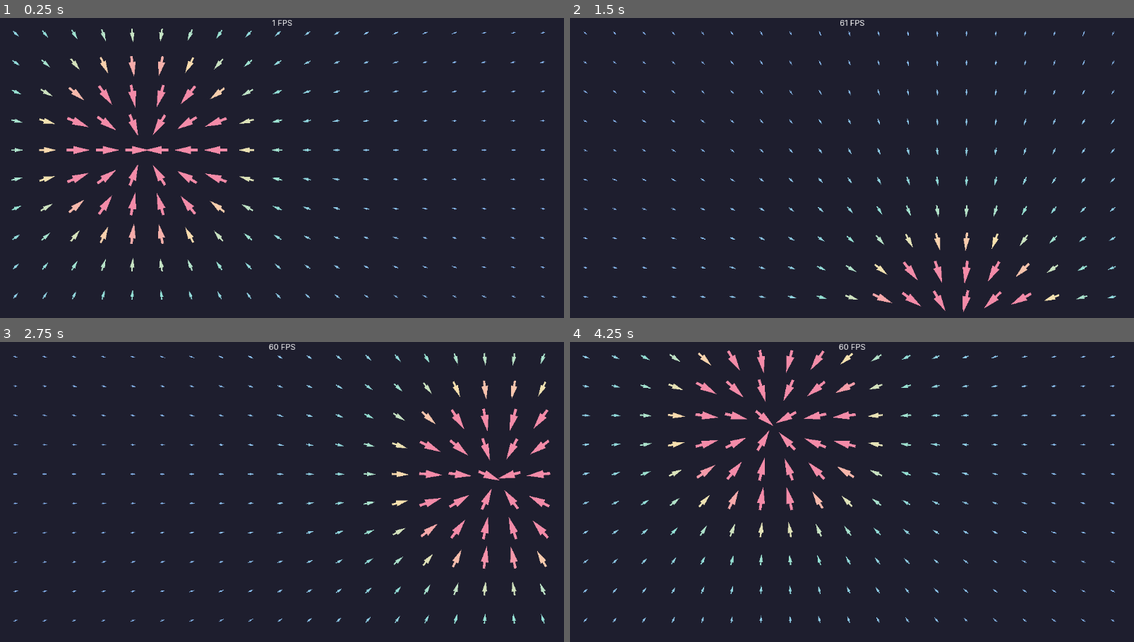
Above: before the commit, frames 1-4 (two rows, left to right).
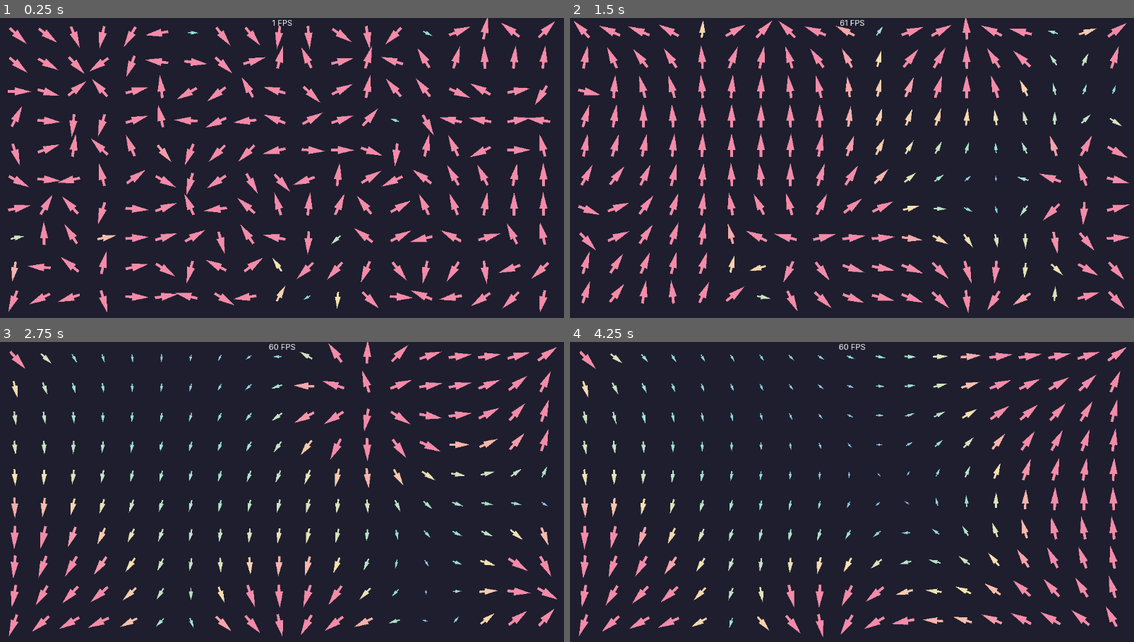
Above: after the commit, the same moments.

Repository: SinaMajdieh/fields
Game: Godot game, scene res://scenes/ui.tscn
Two runs of this game, one before a commit and one after it. Both use one fixed random seed, a clock stepped at 60 frames per second and the inputs below.
Inputs:
- Up to frame 1 (0.25 s): no input
- Up to frame 2 (1.5 s): no input
- Up to frame 3 (2.75 s): no input
- Up to frame 4 (4.25 s): no input

The runs differ from the first frame. In frame 1, 11% of the frame differs, in the area x 1-99%, y 0-99%; in frame 2, 9.4%; in frame 3, 7.6%; in frame 4, 8.2%.

Commit message:
charges manager added very simple velocity calculation for charges in electric fields

Diff:
--- a/project.godot
+++ b/project.godot
@@ -16,8 +16,7 @@
 
 [display]
 
-window/size/mode=3
-window/vsync/vsync_mode=0
+window/size/mode=4
 
 [gui]
 
--- a/scenes/arrows.tscn
+++ b/scenes/arrows.tscn
@@ -1,11 +1,11 @@
 [gd_scene load_steps=3 format=3 uid="uid://dyjgs8wgxal1t"]
 
-[ext_resource type="Script" uid="uid://jb7a6wpbvyh3" path="res://scripts/arrows.gd" id="1_skkvd"]
-[ext_resource type="Script" uid="uid://d02op33sx53mb" path="res://scripts/charge.gd" id="2_skkvd"]
+[ext_resource type="Script" uid="uid://b1233htjbftoi" path="res://scripts/arrows.gd" id="1_skkvd"]
+[ext_resource type="Script" uid="uid://cvivbo2b5qtj3" path="res://scripts/charges.gd" id="2_gchtb"]
 
-[node name="Arrows" type="Node2D" node_paths=PackedStringArray("charge", "multi_mesh_instance")]
+[node name="Arrows" type="Node2D" node_paths=PackedStringArray("charges", "multi_mesh_instance")]
 script = ExtResource("1_skkvd")
-charge = NodePath("Charge")
+charges = NodePath("Charges")
 multi_mesh_instance = NodePath("MultiMeshInstance2D")
 grid_size = Vector2(-1, -1)
 spacing = 60.0
@@ -18,7 +18,6 @@
 
 [node name="MultiMeshInstance2D" type="MultiMeshInstance2D" parent="."]
 
-[node name="Charge" type="Node2D" parent="."]
-script = ExtResource("2_skkvd")
-charge_position = Vector2(200, 200)
-velocity = Vector2(400, 300)
+[node name="Charges" type="Node2D" parent="."]
+script = ExtResource("2_gchtb")
+charges_numbers = 40
--- a/scripts/arrows.gd
+++ b/scripts/arrows.gd
@@ -1,6 +1,6 @@
 extends Node2D
 
-@export var charge: Charge
+@export var charges: Charges
 @export var multi_mesh_instance: MultiMeshInstance2D
 
 ## Arrow Grid settings
@@ -64,7 +64,7 @@
 
 	for y: int in range(grid_size.y):
 		for x: int in range(grid_size.x):
-			var field: Vector2 = charge.get_electric_field_at(arrow_positions[index])
+			var field: Vector2 = charges.get_total_electric_field_at(arrow_positions[index])
 
 			var field_strength: float = field.length()
 			var angle: float = field.angle() + PI * 0.5
--- a/scripts/charge.gd
+++ b/scripts/charge.gd
@@ -17,6 +17,17 @@
 # Scales the computed electric field strength for visualization purposes.
 # Real-world values are extremely small (~10^-19 C), so this multiplier brings them into a usable range.
 @export var strength_multiplier: float = 10e-6
+
+static func create(
+    type_: Type = Type.ELECTRON,
+    pos: Vector2 = Vector2.ZERO,
+    velocity_: Vector2 = Vector2.ZERO
+) -> Charge:
+    var charge: Charge = Charge.new()
+    charge.type = type_
+    charge.charge_position = pos
+    charge.velocity = velocity_
+    return charge
 
 func get_electric_field_at(pos: Vector2) -> Vector2:
     var r: Vector2 = pos - charge_position
@@ -41,9 +52,9 @@
 func keep_in_bounds() -> void:
     var bounds: Vector2 = get_viewport_rect().size
     if charge_position.x < 0 or charge_position.x > bounds.x:
-        velocity.x *= -1
+        charge_position.x = clamp(charge_position.x, 0.0, bounds.x)
     if charge_position.y < 0 or charge_position.y > bounds.y:
-        velocity.y *= -1
+        charge_position.y = clamp(charge_position.y, 0.0, bounds.y)
 
 # === Helpers ===
 
--- /dev/null
+++ b/scripts/charges.gd
@@ -0,0 +1,41 @@
+extends Node2D
+class_name Charges
+
+@export var charges_numbers: int = 1
+var charges: Array[Charge]
+
+func _ready() -> void:
+    generate_random_charges(charges_numbers)
+
+func _process(_delta: float) -> void:
+    update_charges_velocity()
+
+func get_total_electric_field_at(pos: Vector2, ignore: Charge = null) -> Vector2:
+    var total_field: Vector2 = Vector2.ZERO
+    for charge: Charge in charges:
+        if ignore == charge:
+            continue
+        if not charge:
+            continue
+        total_field += charge.get_electric_field_at(pos)
+    return total_field
+
+func update_charges_velocity() -> void:
+    for charge: Charge in charges:
+        if not charge:
+            continue
+        var electric_field: Vector2 = get_total_electric_field_at(charge.charge_position, charge)
+        charge.velocity += charge._get_scaled_charge() / charge.mass * electric_field
+
+
+func generate_random_charges(num: int = 1) -> void:
+    for i: int in range(num):
+        var charge: Charge = Charge.create(
+            randi_range(0, 1),
+            Vector2(
+                randf() * get_viewport_rect().size.x,
+                randf() * get_viewport_rect().size.y,
+            ),
+        )
+        charges.append(charge)
+        add_child(charge)
